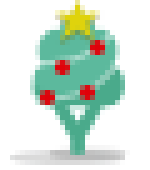
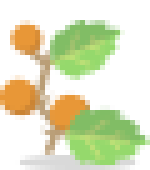
The second (150, 170) image is a revision of the first. Changes to its layers:
added layer "Objeto inteligente vectorial" (1st of 20) above "Grupo 1" over [0, 20, 150, 170]
moved "Forma 2 copia" into group "Grupo 1" over [55, 0, 100, 40]
moved "Forma 2" into group "Grupo 1" over [50, 0, 105, 50]
moved "Elipse 2 copia 3" into group "Grupo 1" over [40, 90, 55, 105]
moved "Elipse 2 copia 2" into group "Grupo 1" over [80, 85, 95, 100]
moved "Elipse 2 copia" into group "Grupo 1" over [90, 40, 105, 55]
moved "Elipse 2" into group "Grupo 1" over [55, 60, 70, 75]
moved "Forma 1 copia" into group "Grupo 1" over [25, 55, 125, 105]
moved "Forma 1" into group "Grupo 1" over [25, 25, 120, 70]
hid "Objeto inteligente vectorial copia" over [30, 10, 130, 160]
hid "Objeto inteligente vectorial" (20th of 20) over [10, 150, 125, 165]
